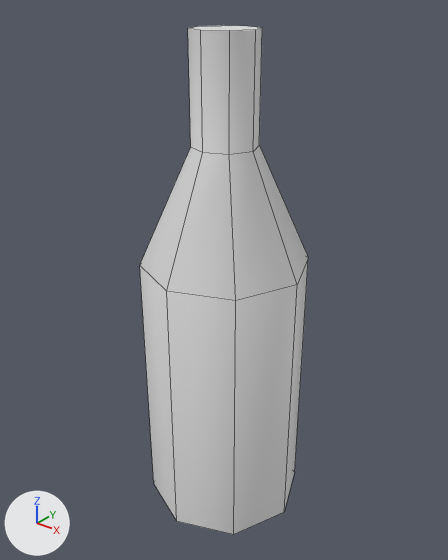
A saved change to the Blender file Kevins Stuff/Arena/Bottle.blend.
Camera for both pictures: a 50 mm camera at (4.17, -5.24, 6.37) aimed at (-0.05, 0.04, 3.1). Lighting does not change. The marker at lower left points along +X, +Y and +Z. Mesh edges are drawn as thin lines.
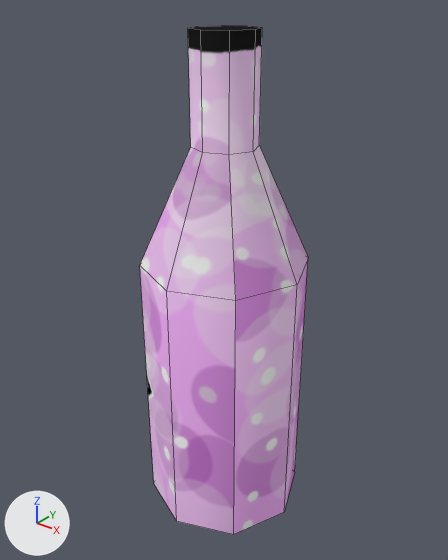
Location of each change, (x1, y1, x2, y2) in pixels of the pictures (448 x 560 px):
'Cylinder', recoloured: (140, 26, 308, 534) in both

Patch to the scene script:
```diff
--- a/Kevins Stuff/Arena/Bottle.blend.py
+++ b/Kevins Stuff/Arena/Bottle.blend.py
@@ img_bottle_text1_png @@
+img_bottle_text1_png = load_image('Bottle_Text1.png', 'Bottle_Text1.png', 512, 512, 'sRGB')
@@ mat_material @@
+mat_material = diffuse_material('Material')
+mat_material.texture = img_bottle_text1_png
@@ me_cylinder @@
 me_cylinder.from_pydata(...)  # 32 vertices, 26 faces; spans x -1.0..1.0, y -1.0..1.0, z 0.02..5.93
+me_cylinder.materials.append(mat_material)  # picture img_bottle_text1_png
```
